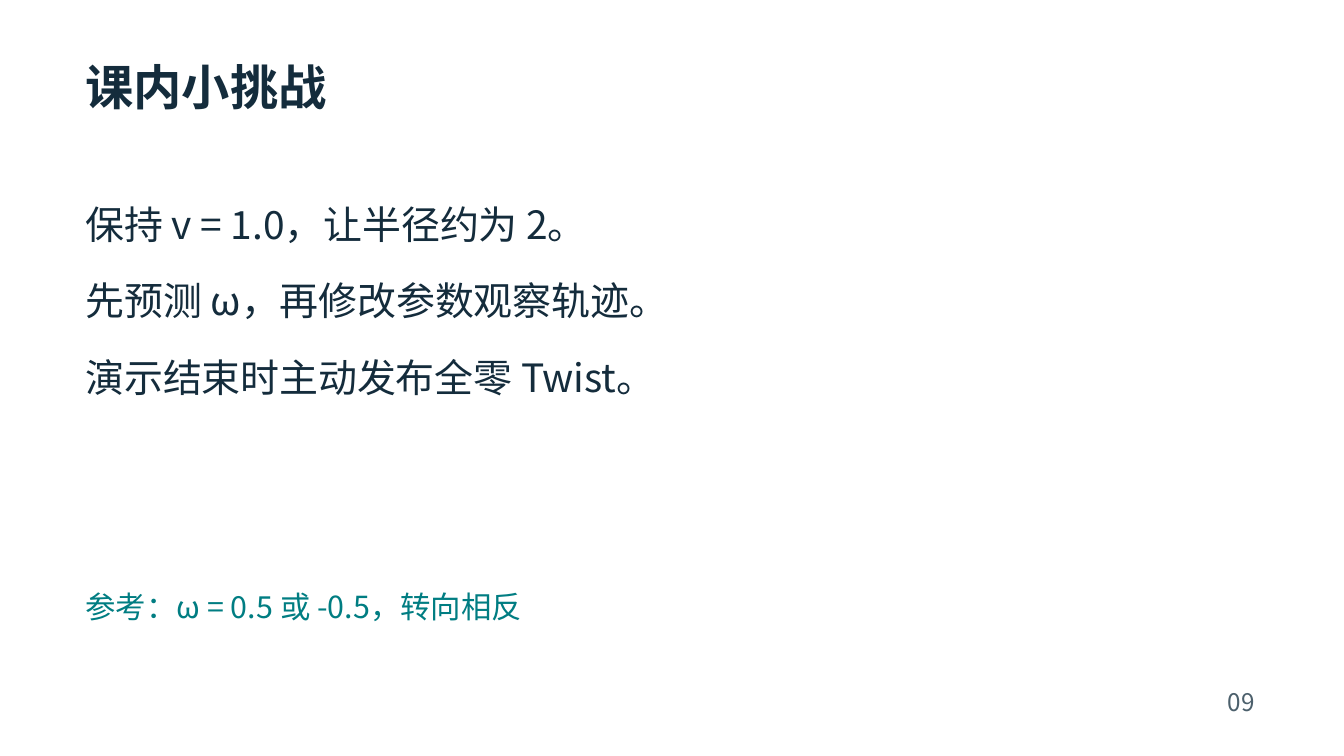
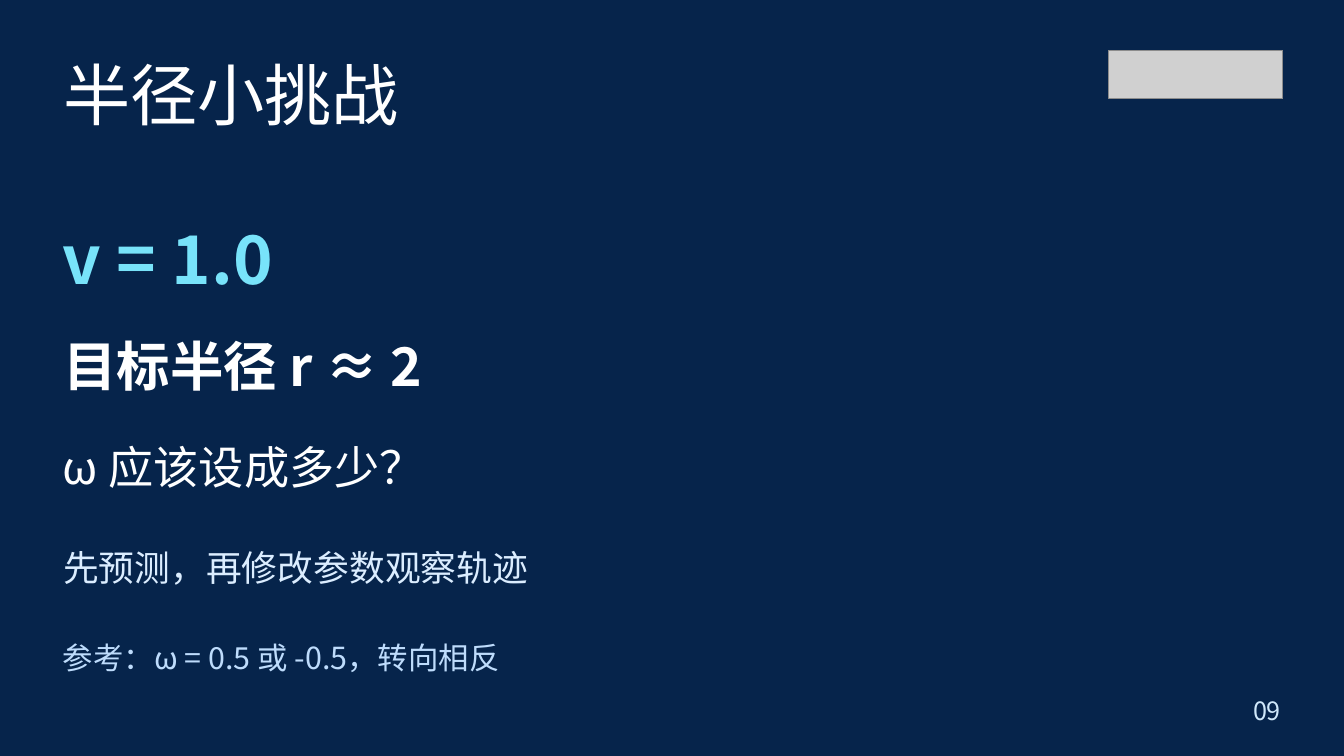
Before and after one commit to lingyunzhi328/Robo-Education-Recruitment-2026, a slide deck: slide 9 of slides/ROS2小海龟控制.pptx. Drawn at 1344x756 pixels with LibreOffice and Linux fonts; fonts in the diff are those of the drawing; grey boxes stand for pictures; background and template pictures are left out. Boxes give left, top, right and bottom in pixels: in the first picture for what was removed or moved away, otherwise in the second. Text is boxed around its words. In the diff, an @@ line names an element or a change of style, - is before the commit and + after.

```diff
--- a/slides/ROS2小海龟控制.pptx
+++ b/slides/ROS2小海龟控制.pptx
@@ background #FFFFFF to picture (left out) @@
@@ picture added at [1109,50,1284,99] @@
@@ text at [63,63,399,126]: text changed; size 34.5 to 48 pt; text colour #142C3C to #FFFFFF; bold off @@
-课内小挑战
+半径小挑战
@@ text removed at [86,206,668,396] @@
-保持 v = 1.0，让半径约为 2。
-先预测 ω，再修改参数观察轨迹。
-演示结束时主动发布全零 Twist。
@@ text added at [63,234,273,285], 48 pt, text #78E3FA, bold @@
+v = 1.0
@@ text added at [63,340,423,391], 38.2 pt, text #FFFFFF, bold @@
+目标半径 r ≈ 2
@@ text added at [63,446,424,488], 32.2 pt, text #FFFFFF @@
+ω 应该设成多少？
@@ text added at [63,551,528,585], 25.5 pt, text #DBEDFF @@
+先预测，再修改参数观察轨迹
@@ text "参考：ω = 0.5 或 -0.5，转向相反": place and size @@
-text "参考：ω = 0.5 或 -0.5，转向相反" at [86,592,522,621]
+text "参考：ω = 0.5 或 -0.5，转向相反" at [63,643,500,672]
@@ text "参考：ω = 0.5 或 -0.5，转向相反" at [63,643,500,672]: text colour #007D82 to #BEDCFC @@
@@ text "09": place and size @@
-text "09" at [1228,693,1255,712]
+text "09" at [1253,701,1281,721]
@@ text "09" at [1253,701,1281,721]: size 17.2 to 18 pt, text colour #4C606C to #CFE8FB; alignment left to right @@
```
Also in this commit, not shown: 7 other slides changed, 2 slides added, 2 slides removed, 12 other files.
